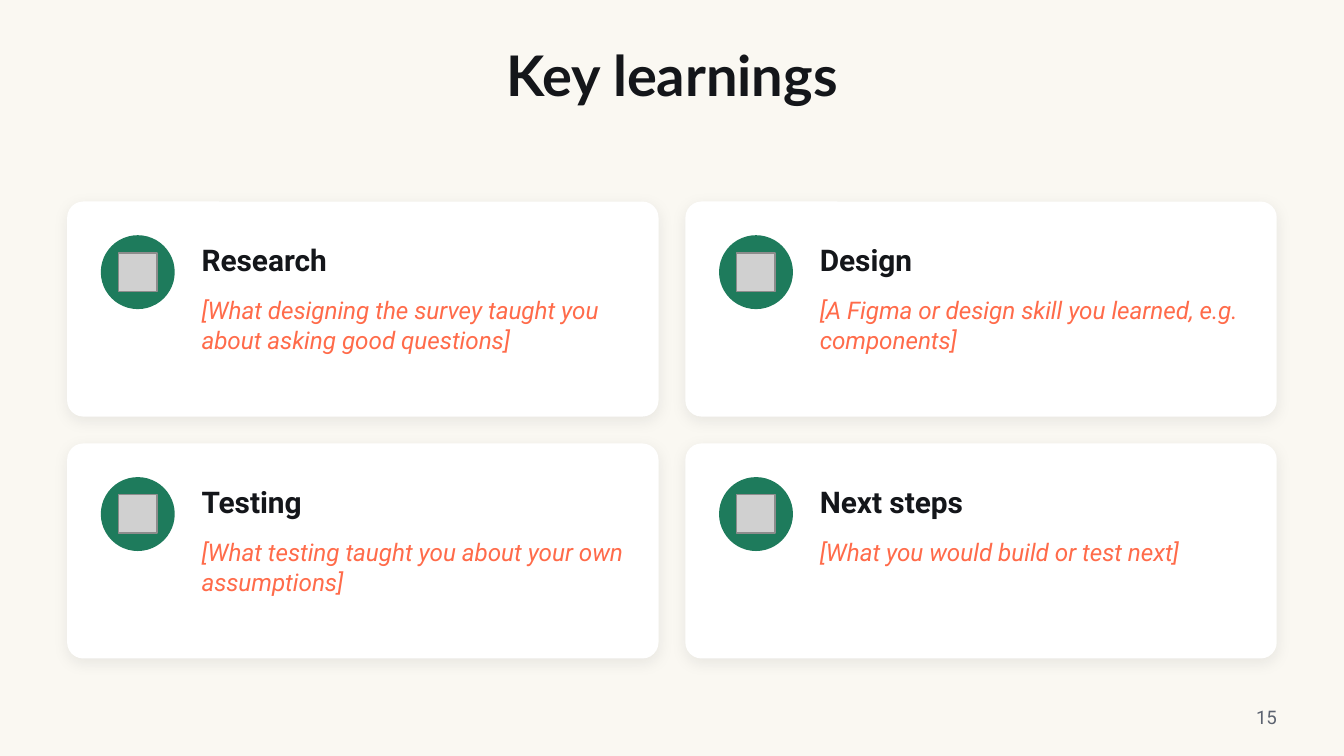
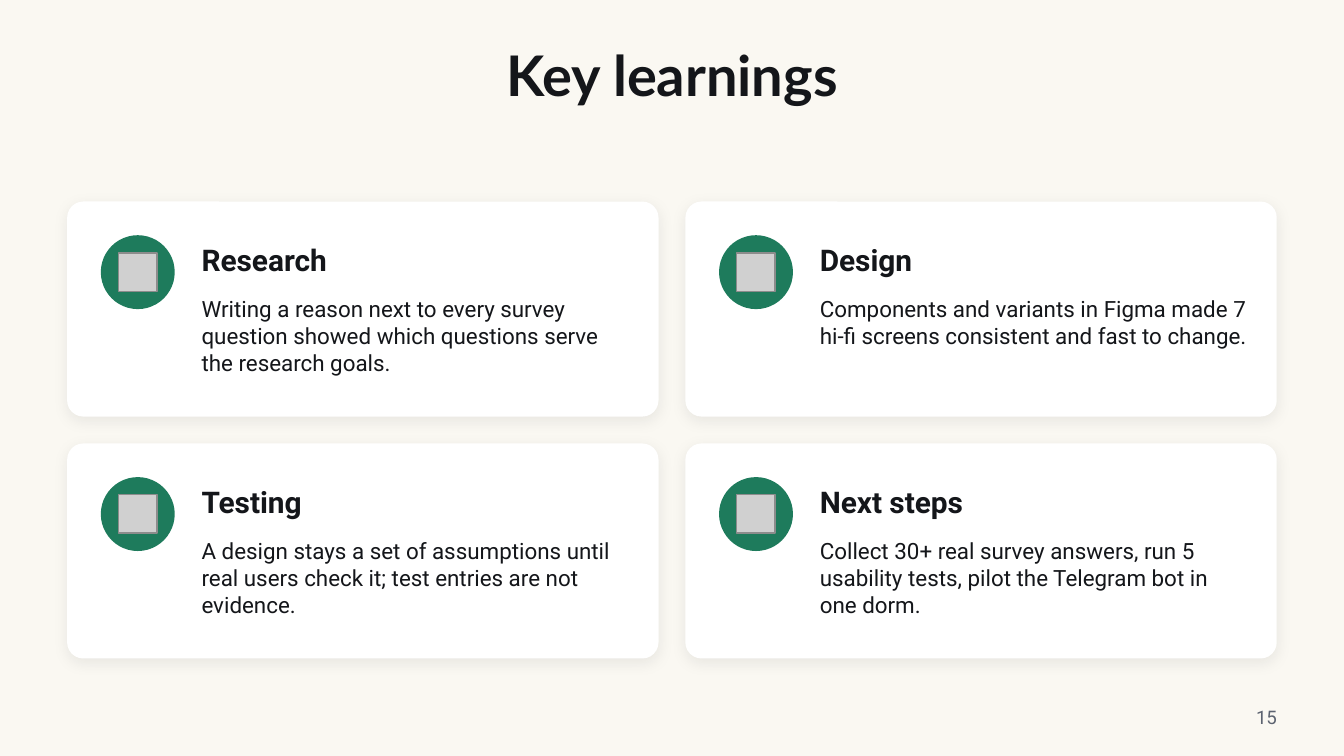
Before and after one commit to escalopa/campusswap, a slide deck: slide 15 of docs/assets/campusswap-case-study.pptx. Drawn at 1344x756 pixels with LibreOffice and Linux fonts; fonts in the diff are those of the drawing; grey boxes stand for pictures. Boxes give left, top, right and bottom in pixels: in the first picture for what was removed or moved away, otherwise in the second. Text is boxed around its words. In the diff, an @@ line names an element or a change of style, - is before the commit and + after.

```diff
--- a/docs/assets/campusswap-case-study.pptx
+++ b/docs/assets/campusswap-case-study.pptx
@@ text at [202, 301, 598, 376]: text changed; size 13 to 12 pt; text colour #FF6B4A to #14161A; italic off @@
-[What designing the survey taught you about asking good questions]
+Writing a reason next to every survey question showed which questions serve the research goals.
@@ text at [820, 300, 1247, 349]: text changed; size 13 to 12 pt; text colour #FF6B4A to #14161A; italic off @@
-[A Figma or design skill you learned, e.g. components]
+Components and variants in Figma made 7 hi-fi screens consistent and fast to change.
@@ text at [202, 542, 610, 614]: text changed; size 13 to 12 pt; text colour #FF6B4A to #14161A; italic off @@
-[What testing taught you about your own assumptions]
+A design stays a set of assumptions until real users check it; test entries are not evidence.
@@ text at [820, 542, 1208, 614]: text changed; size 13 to 12 pt; text colour #FF6B4A to #14161A; italic off @@
-[What you would build or test next]
+Collect 30+ real survey answers, run 5 usability tests, pilot the Telegram bot in one dorm.
```
Also in this commit, not shown: 2 other slides changed, 1 slide added, 1 slide removed, 1 other file.
